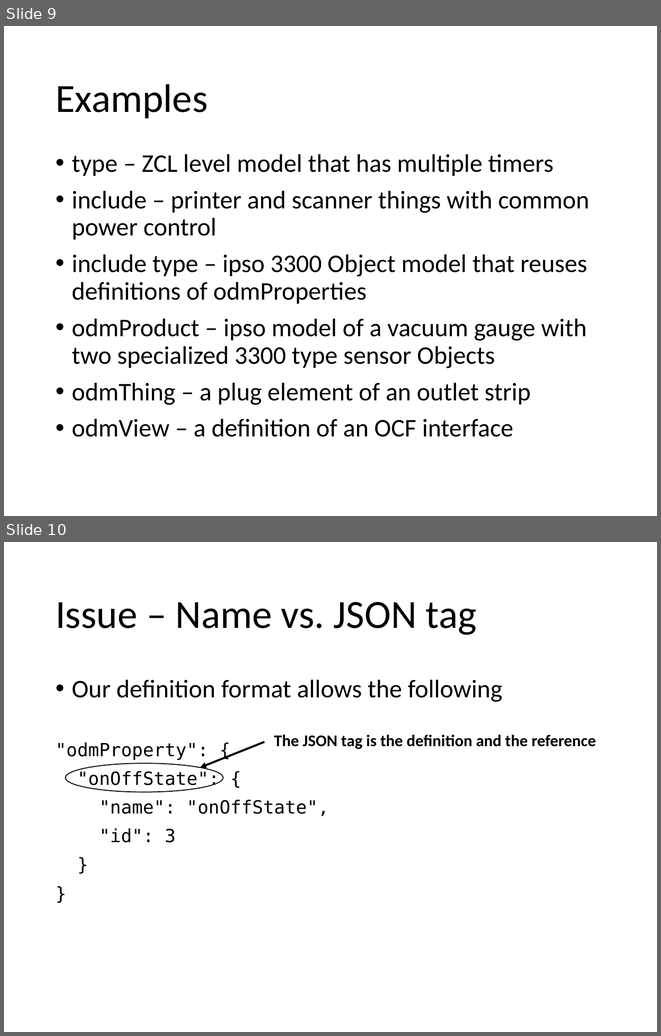
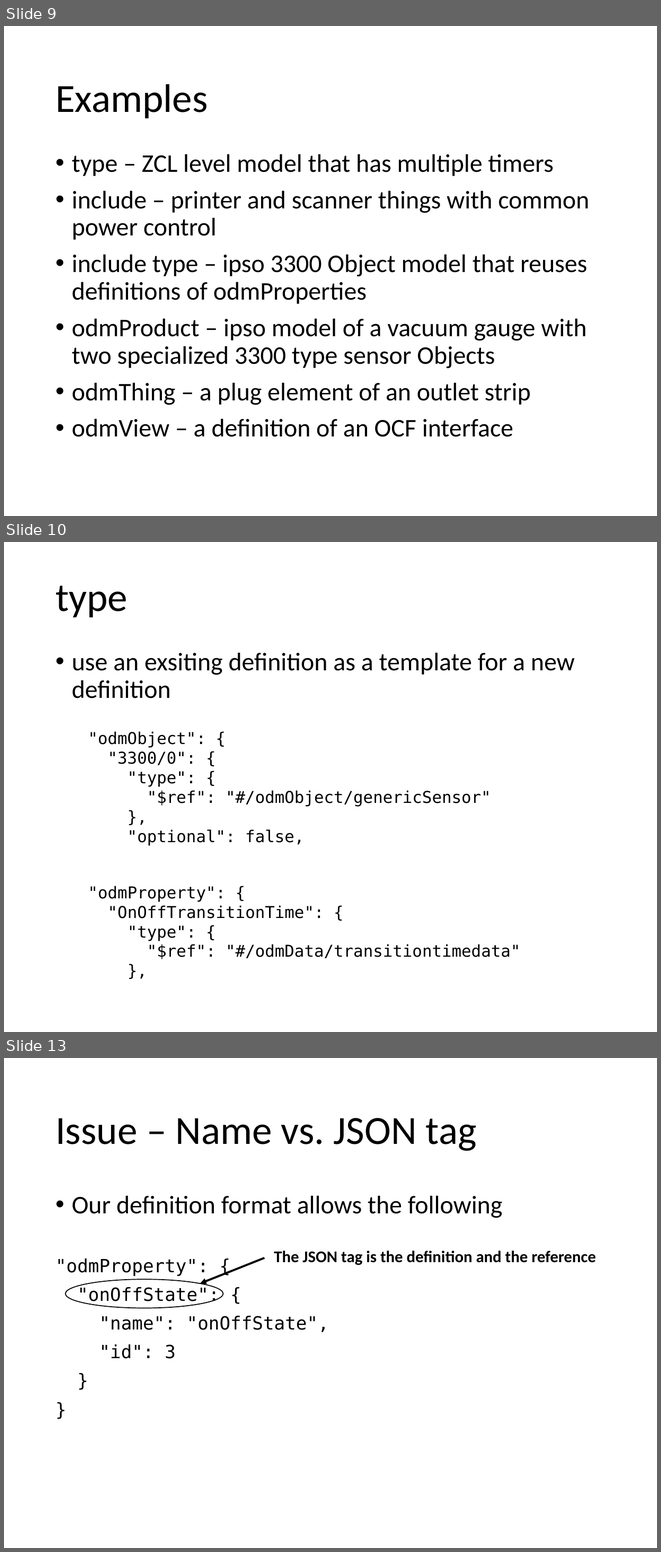
Before and after one commit to mjkoster/ODM-Examples, a slide deck: sdf-extensions.pptx. Shown one above the other, each under a label of ours: slides 9 and 10 before the commit, slides 9, 10 and 13 after it; the slides between them are not shown. The pictures are 661x1036 and 661x1552 pixels, drawn with LibreOffice and Linux fonts; fonts in the diff are those of the drawing. Boxes give left, top, right and bottom in pixels: in the first picture for what was removed or moved away, otherwise in the second. Text is boxed around its words. In the diff, an @@ line names an element or a change of style, - is before the commit and + after.

```diff
--- a/sdf-extensions.pptx
+++ b/sdf-extensions.pptx
@@ slide 10 added at box(4, 542, 657, 1032), background #FFFFFF @@
@@ title added at box(55, 585, 127, 617), 44 pt, text #000000 @@
+type
@@ text added at box(72, 652, 575, 698), 28 pt, text #000000 @@
+• use an exsiting definition as a template for a new definition
@@ text added at box(88, 731, 491, 846), 18 pt, text #000000 @@
+"odmObject": {
+"3300/0": {
+"type": {
+"$ref": "#/odmObject/genericSensor"
+},
+"optional": false,
@@ text added at box(88, 885, 520, 959), 18 pt, text #000000 @@
+"odmProperty": {
+"OnOffTransitionTime": {
+"type": {
+"$ref": "#/odmData/transitiontimedata"
+},
@@ what was slide 10 is now slide 13 @@
```
Also in this commit, not shown: 2 other slides added, 2 other files.
